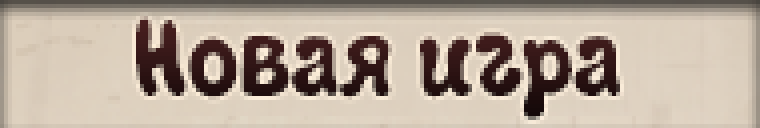
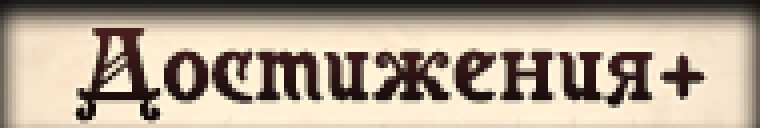
Revision of a layered 760×128 image; what changed, layer by layer:
added group "Group 1" with 13 layers above "Layer 2" over [0, 0, 760, 128]
added layer "Достижения+" in group "Group 1" over [72, 28, 708, 124]
hid "Новая игра", moved it into group "Group 1", painted on it over [128, 16, 636, 124]
added layer "Background copy 3" in group "Group 1" over [0, 0, 760, 128]
hid "Background copy", moved it into group "Group 1", painted on it over [0, 0, 760, 128]
renamed "Background" to "Layer 0", hid it over [0, 0, 760, 128]
